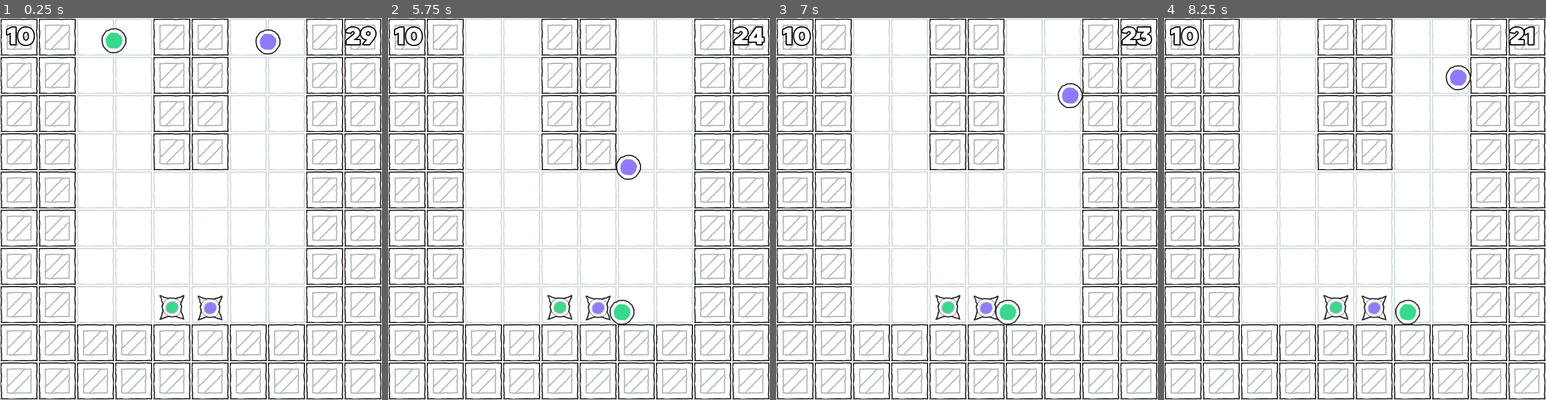
Above: before the commit, frames 1-4 (left to right).
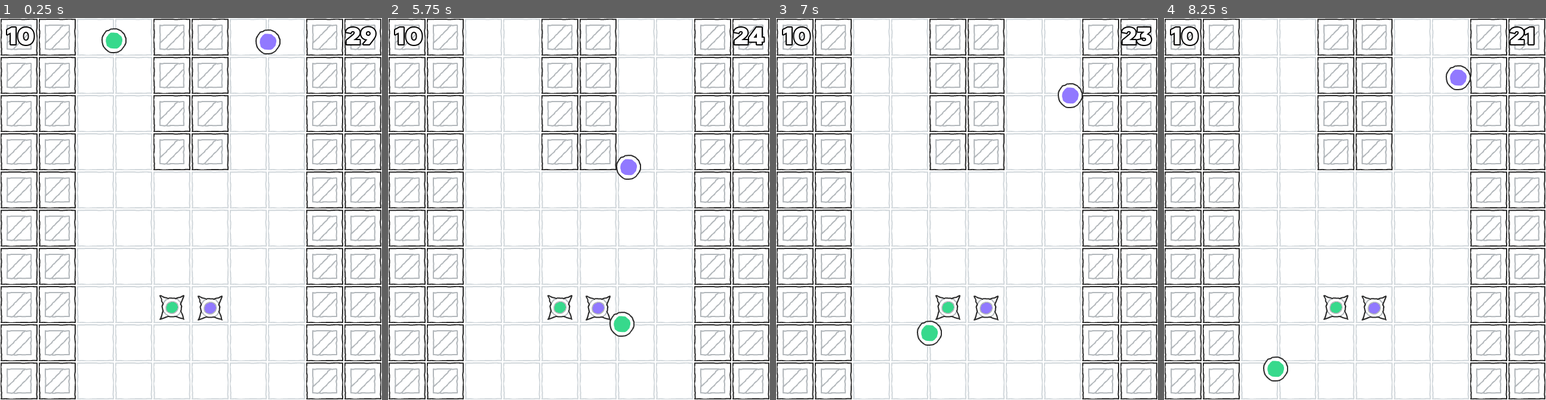
Above: after the commit, the same moments.

Repository: nath-ellis/circle-reversal
Game: Godot game, scene res://scenes/levels/level_ten.tscn
The game is run twice, just before and just after one commit, with the same random seed, the same clock (stepped at 60 frames per second) and the same inputs. This scene is started directly instead of the project's main scene.
Inputs:
- Up to frame 1 (0.25 s): no input
- Up to frame 2 (5.75 s): tap Enter at 0.5 s; hold Right (right) 0.53-1.28 s; hold A (a) 0.53-1.28 s; tap D (d) at 0.8, 1.35, 3.05, 5.3 s; hold Down (down) 1.28-2.03 s; tap S (s) at 1.55, 3.8 s; hold Right (right) 2.03-2.78 s; hold S (s) 2.03-2.78 s; tap A (a) at 2.3, 2.85, 4.55 s; hold Up (up) 2.78-3.53 s; hold D (d) 3.53-4.28 s; hold Left (left) 3.53-5.03 s; tap E (player_2_action) at 4.35 s; tap Space at 5 s; hold Down (down) from 5.03 s (still down); hold S (s) from 5.03 s (still down)
- Up to frame 3 (7 s): release Down (down) at 5.78 s; release S (s) at 5.78 s; hold Right (right) 5.78-6.53 s; tap W (w) at 5.85 s; tap S (s) at 6.05 s; tap Enter at 6.5 s; hold Up (up) from 6.53 s (still down); hold A (a) from 6.53 s (still down)
- Up to frame 4 (8.25 s): release Up (up) at 7.28 s; release A (a) at 7.28 s; hold Right (right) 7.28-8.03 s; tap D (d) at 7.35 s; tap Space at 8 s; hold Down (down) from 8.03 s (still down); hold S (s) from 8.03 s (still down)

The runs differ from the first frame. In frame 1, 3.3% of the frame differs, in the area x 20-80%, y 80-100%; in frame 2, 3.6%; in frame 3, 3.7%, in the area x 20-80%, y 73-100%; in frame 4, 3.7%.

Commit message:
Removed the bottom boxes from level ten

Diff:
--- a/scenes/levels/level_ten.tscn
+++ b/scenes/levels/level_ten.tscn
@@ -111,9 +111,6 @@
 [sub_resource type="RectangleShape2D" id="RectangleShape2D_26x61"]
 size = Vector2(126, 255)
 
-[sub_resource type="RectangleShape2D" id="RectangleShape2D_7xicc"]
-size = Vector2(386, 127)
-
 [sub_resource type="Animation" id="Animation_g4a8v"]
 resource_name = "reunion"
 tracks/0/type = "value"
@@ -156,7 +153,7 @@
 [node name="Floor" type="TileMap" parent="."]
 tile_set = SubResource("TileSet_cu3wh")
 format = 2
-layer_0/tile_data = PackedInt32Array(0, 458752, 1, 1, 458752 …(458 unchanged characters)… , 458752, 1, 589825, 458752, 1, 589826, 458752, 1, 589827, 458752, 1, 524291, 458752, 1, 458755, 0, 0, 393218, 0, 0, 458754, 0, 0, 524290, 458752, 1, 524289, 458752, 1, 458753, 458752, 1, 393217, 458752, 1, 393219, 0, 0, 65542, 0, 0, 65543, 0, 0, 65544, 458752, 1, 65545, 458752, 1, 131081, 458752, 1, 131080, 458752, 1, 131079, 0, 0, 131078, 0, 0, 196615, 0, 0, 262151, 0, 0, 327687, 0, 0, 393223, 0, 0, 458758, 0, 0, 458759, 0, 0, 458760, 458752, 1, 524296, 458752, 1, 524297, 458752, 1, 589833, 458752, 1, 589832, 458752, 1, 589831, 458752, 1, 589830, 458752, 1, 524294, 458752, 1, 524295, 458752, 1, 458761, 458752, 1, 589828, 458752, 1, 589829, 458752, 1, 524293, 458752, 1, 524292, 458752, 1, 458756, 0, 0, 458757, 0, 0, 393221, 0, …(421 unchanged characters)…
+layer_0/tile_data = PackedInt32Array(0, 458752, 1, 1, 458752 …(458 unchanged characters)… , 458752, 1, 589825, 458752, 1, 589826, 0, 0, 589827, 0, 0, 524291, 0, 0, 458755, 0, 0, 393218, 0, 0, 458754, 0, 0, 524290, 0, 0, 524289, 458752, 1, 458753, 458752, 1, 393217, 458752, 1, 393219, 0, 0, 65542, 0, 0, 65543, 0, 0, 65544, 458752, 1, 65545, 458752, 1, 131081, 458752, 1, 131080, 458752, 1, 131079, 0, 0, 131078, 0, 0, 196615, 0, 0, 262151, 0, 0, 327687, 0, 0, 393223, 0, 0, 458758, 0, 0, 458759, 0, 0, 458760, 458752, 1, 524296, 458752, 1, 524297, 458752, 1, 589833, 458752, 1, 589832, 458752, 1, 589831, 0, 0, 589830, 0, 0, 524294, 0, 0, 524295, 0, 0, 458761, 458752, 1, 589828, 0, 0, 589829, 0, 0, 524293, 0, 0, 524292, 0, 0, 458756, 0, 0, 458757, 0, 0, 393221, 0, …(421 unchanged characters)…
 
 [node name="PlayerOneGoal" parent="." instance=ExtResource("3_2wkoq")]
 position = Vector2(288, 485)
@@ -202,10 +199,6 @@
 [node name="Middle" type="CollisionShape2D" parent="Borders"]
 position = Vector2(320, 127.5)
 shape = SubResource("RectangleShape2D_26x61")
-
-[node name="BottomMiddle" type="CollisionShape2D" parent="Borders"]
-position = Vector2(320, 576.5)
-shape = SubResource("RectangleShape2D_7xicc")
 
 [node name="Boxes" type="Node2D" parent="."]
 
Not shown: 1 places in scenes/levels/level_ten.tscn that only renumber resources
